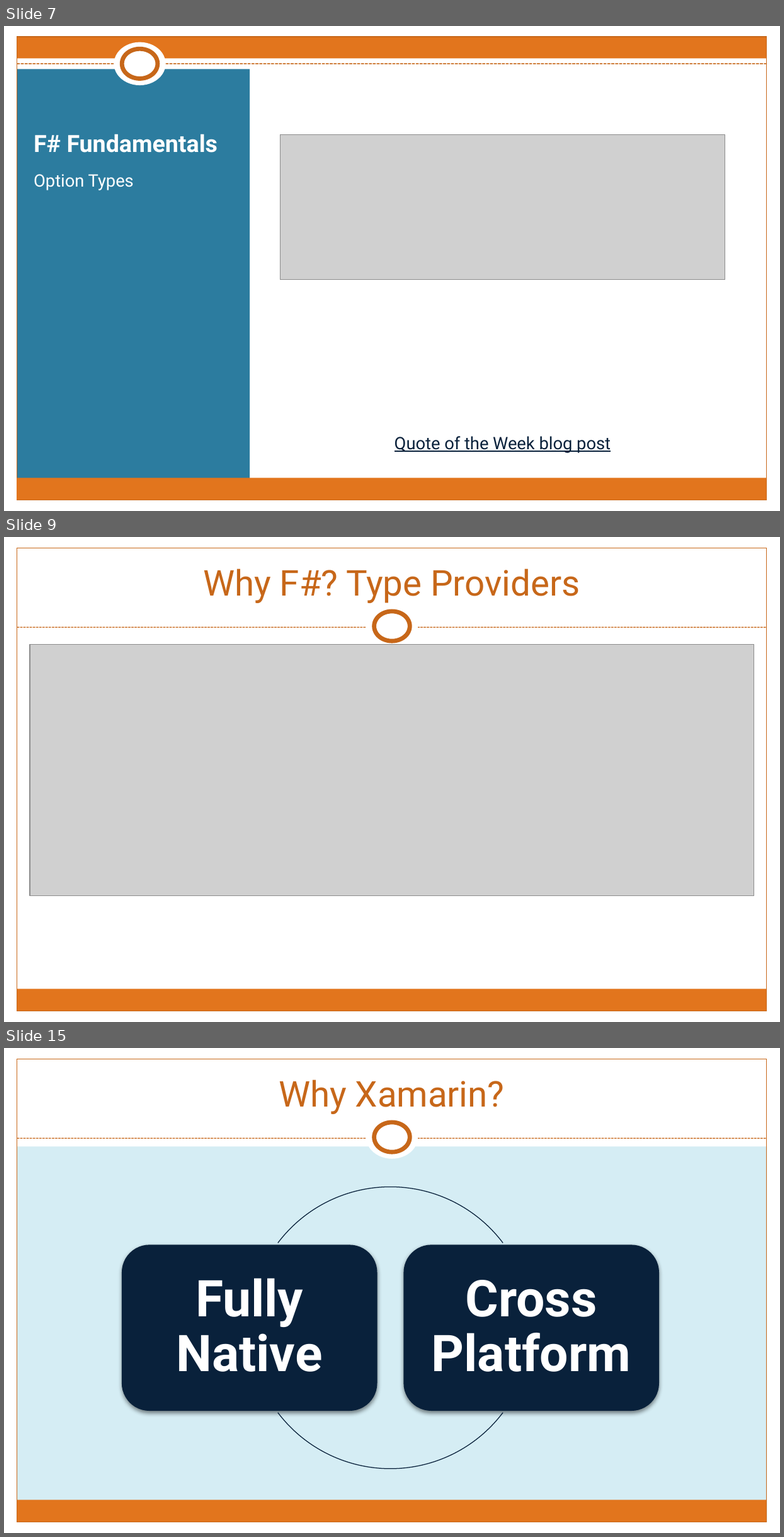
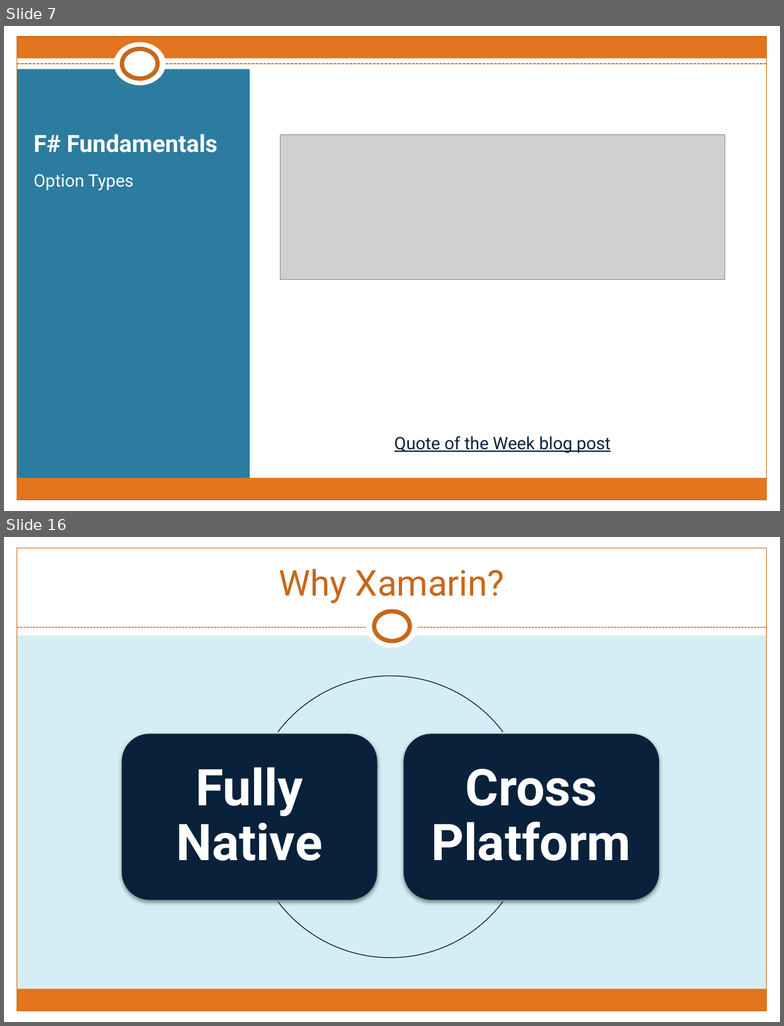
Before and after one commit to rachelblasucci/Current-Talks, a slide deck: Intro to Xamarin F#/F#-iOS.pptx. Shown one above the other, each under a label of ours: slides 7, 9 and 15 before the commit, slides 7 and 16 after it; the slides between them are not shown. The pictures are 784x1537 and 784x1026 pixels, drawn with LibreOffice and Linux fonts; fonts in the diff are those of the drawing; grey boxes stand for pictures. Boxes give left, top, right and bottom in pixels: in the first picture for what was removed or moved away, otherwise in the second. Text is boxed around its words. In the diff, an @@ line names an element or a change of style, - is before the commit and + after.

```diff
--- a/Intro to Xamarin F#/F#-iOS.pptx
+++ b/Intro to Xamarin F#/F#-iOS.pptx
@@ slide 9 removed at (4, 537, 780, 1022), background #FFFFFF; not listed: 8 template elements that a slide beside it also shows @@
@@ title removed at (203, 569, 580, 603) @@
-Why F#? Type Providers
@@ picture removed at (30, 644, 754, 895) @@
@@ what was slide 15 is now slide 16 @@
```
Also in this commit, not shown: 12 slides changed, 3 slides added, 1 other slide removed, 55 other files.
